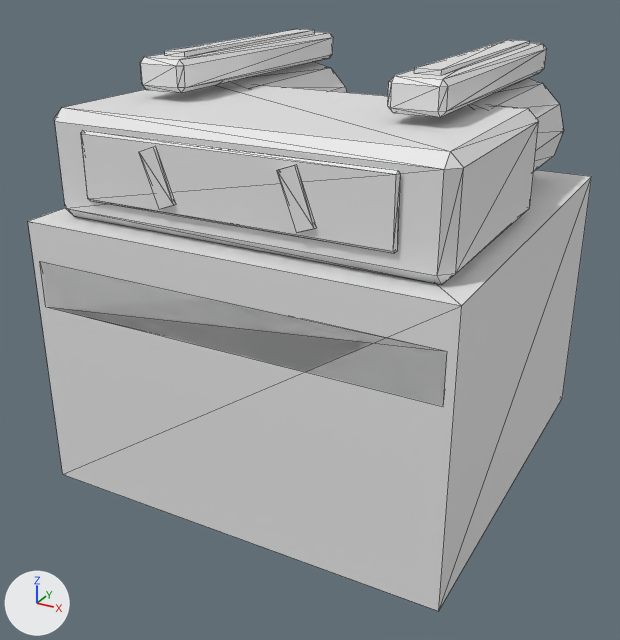
What one commit did to the FBX model Assets/TetherRush/Resources/ArtModels/HydraulicSlider.fbx.
Both versions are drawn from a 50 mm camera at (0.921, -1.797, 0.72) aimed at (-0.023, -0.081, -0.138). Lighting does not change. The marker at lower left points along +X, +Y and +Z. The picture after the commit comes second. Mesh edges are drawn as thin lines. Where no turn or scale is listed for an object, it has been applied to the vertices. Vertices at exactly the same position are counted once.

In view in the first picture: 'HydraulicSliderMesh'.
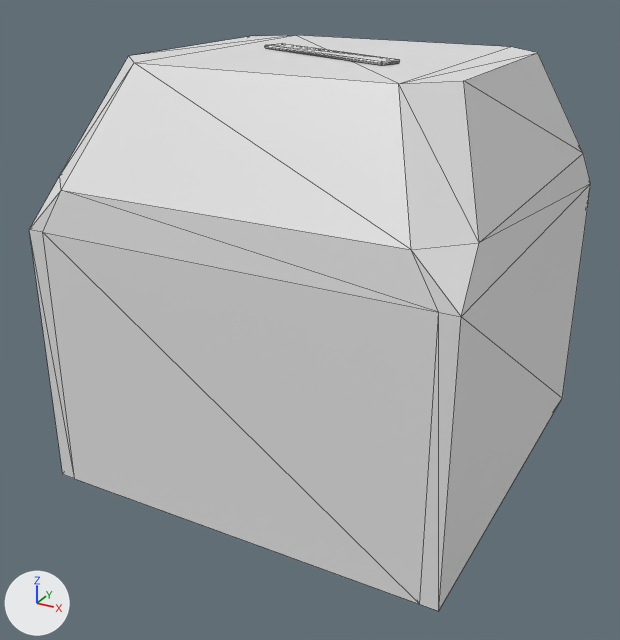
Boxes (x1, y1, x2, y2) around the edits, measured in the pictures (620 x 640 px):
'HydraulicSliderMesh', reshaped: before (28, 29, 592, 611); after (29, 35, 591, 611)
part 1 of me_cube_024, added: after (265, 43, 400, 65)
part 2 of me_cube_024, deleted: before (40, 29, 564, 406)
part 3 of me_cube_024, built on: before (28, 170, 592, 611); after (29, 35, 591, 611)

What changed in the scene script:
```text
Change me_cube_024:
    used by ob_hydraulicslidermesh; location = (0.0, 0.0, 0.0)
    remove me_cube_024.from_pydata(...)  # 232 vertices, 408 faces; spans x -0.5..0.5, y -0.5..0.5, z -0.5..0.5
    add me_cube_024.from_pydata(...)  # 64 vertices, 116 faces; spans x -0.5..0.5, y -0.5..0.5, z -0.5..0.5
    me_cube_024 part 1: a new loose piece of 24 vertices spanning x -0.195..0.195, y -0.139..0.059, z 0.492..0.5, in mat_accent (white #e7e7e7)
    me_cube_024 part 2: 13 loose pieces with 224 vertices, spanning x -0.48..0.48, y -0.5..0.46, z -0.04..0.5, are deleted
    me_cube_024 part 3
    4 vertices are removed from x -0.5..0.5, y -0.5..0.5, z 0.16
    12 faces are deleted
    28 vertices are added at x -0.5..0.5, y -0.5..0.5, z -0.5..0.49
    60 new faces join them, mat_body (white #e7e7e7)
    other edits to the shape of me_cube_024 do not show in these pictures
```
